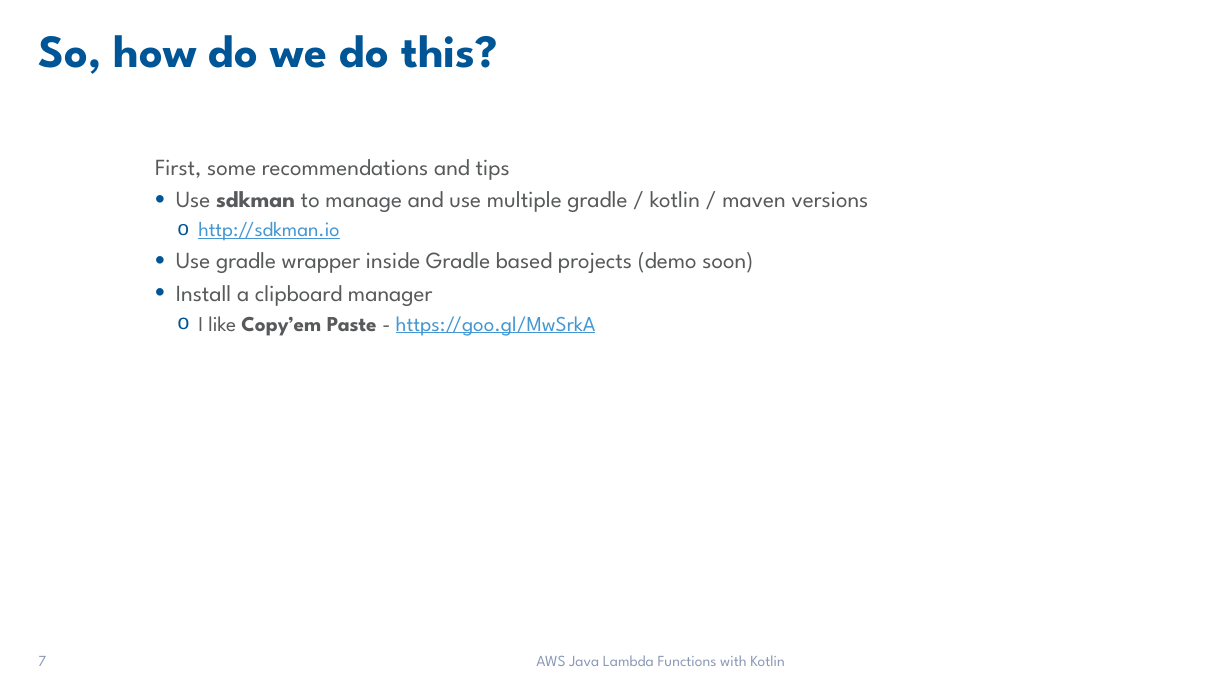
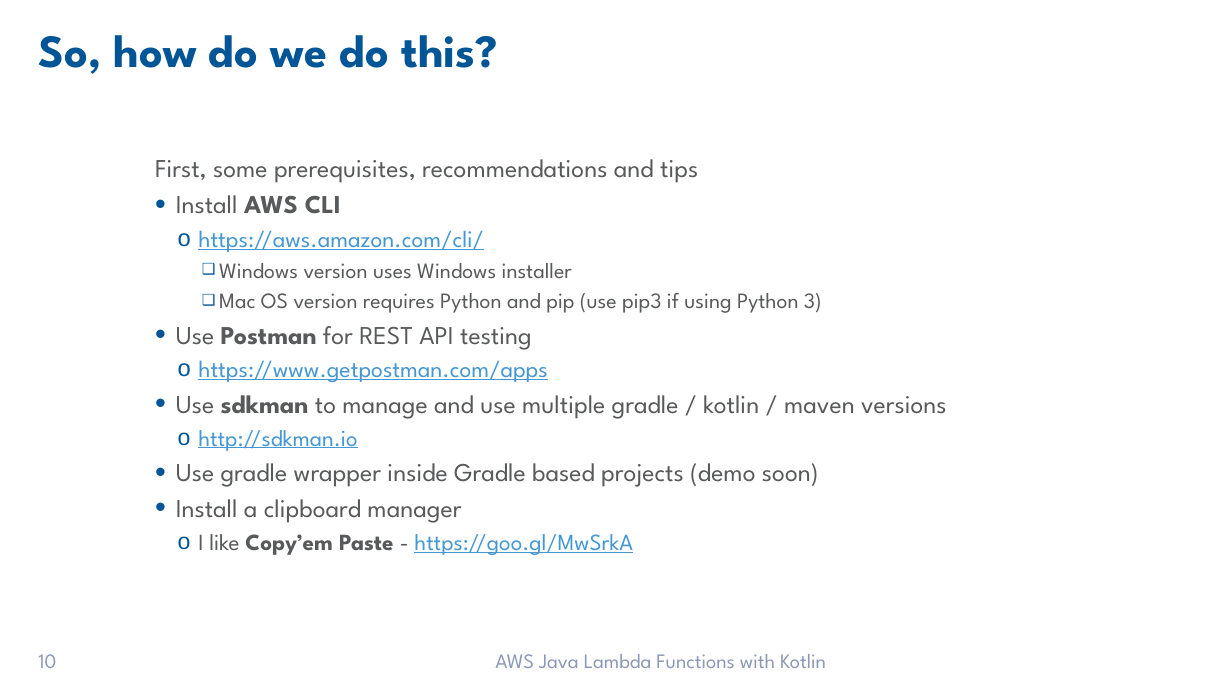
Before and after one commit to jkwuc89/Presentations, a slide deck: slide 10 of AWS Java Lambda Functions with Kotlin.pptx (slide 7 before the commit). Drawn at 1232x693 pixels with LibreOffice and Linux fonts; fonts in the diff are those of the drawing; background and template pictures are left out. Boxes give left, top, right and bottom in pixels: in the first picture for what was removed or moved away, otherwise in the second. Text is boxed around its words. In the diff, an @@ line names an element or a change of style, - is before the commit and + after.

```diff
--- a/AWS Java Lambda Functions with Kotlin.pptx
+++ b/AWS Java Lambda Functions with Kotlin.pptx
@@ text at (155,159,822,382): text changed; size 18 to 17 pt @@
-First, some recommendations and tips
+First, some prerequisites, recommendations and tips
+• Install AWS CLI
+  o https://aws.amazon.com/cli/
+    ❑ Windows version uses Windows installer
+    ❑ Mac OS version requires Python and pip (use pip3 if using Python 3)
+• Use Postman for REST API testing
+  o https://www.getpostman.com/apps
@@ text at (176,395,947,555): size 18 to 20 pt in "Use sdkman to manage and use multiple ...", "Use gradle wrapper inside Gradle based projects ...", "Install a clipboard manager"; size 16 to 18 pt in "http://sdkman.io"; size 16.5 to 18 pt in "I like Copy’em Paste - https://goo.gl/MwSrkA" @@
@@ page number at (38,654,56,668): text changed; size 12 to 16 pt @@
-7
+10
@@ text "AWS Java Lambda Functions with ..." at (495,654,826,668): size 12 to 16 pt @@
```
Also in this commit, not shown: 4 other slides changed, 4 slides added.
